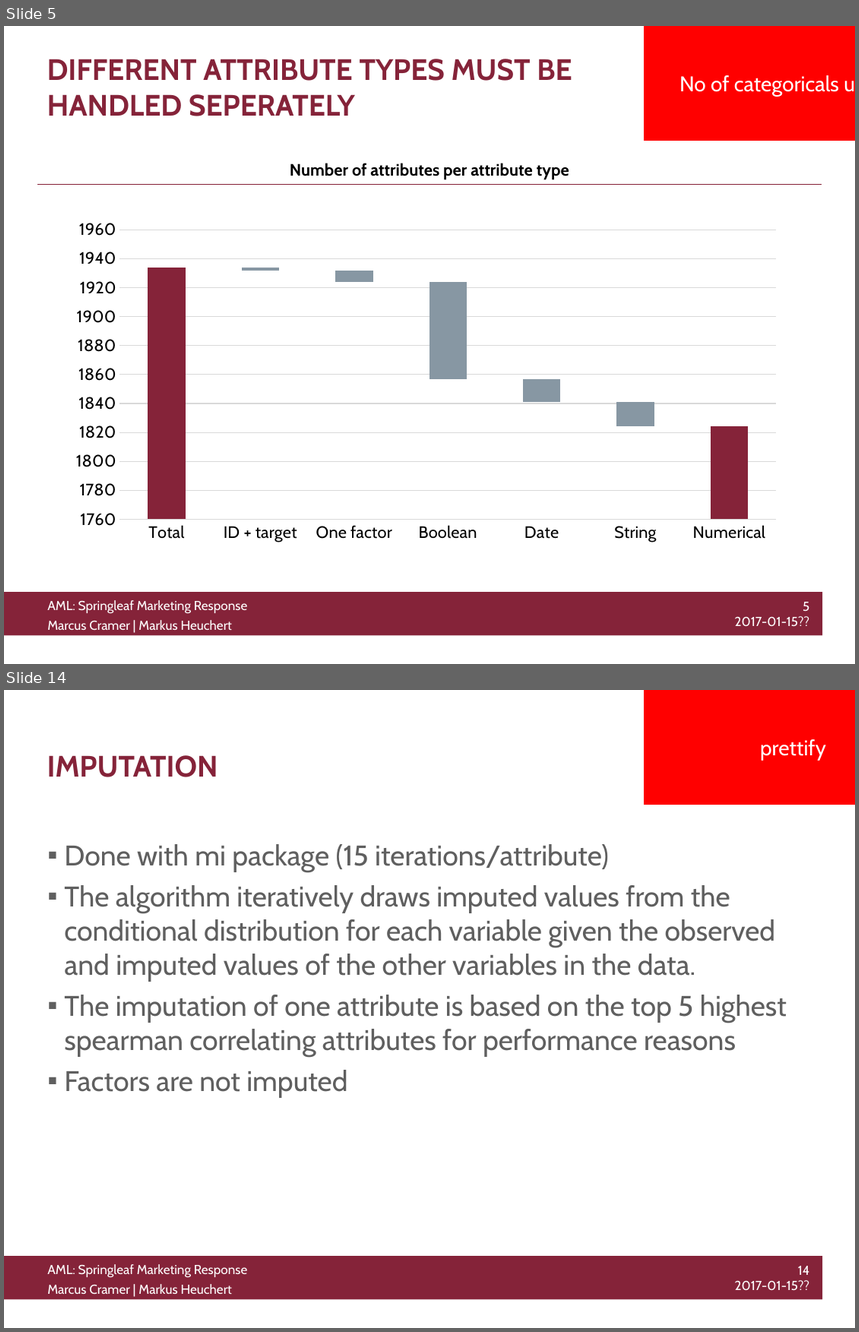
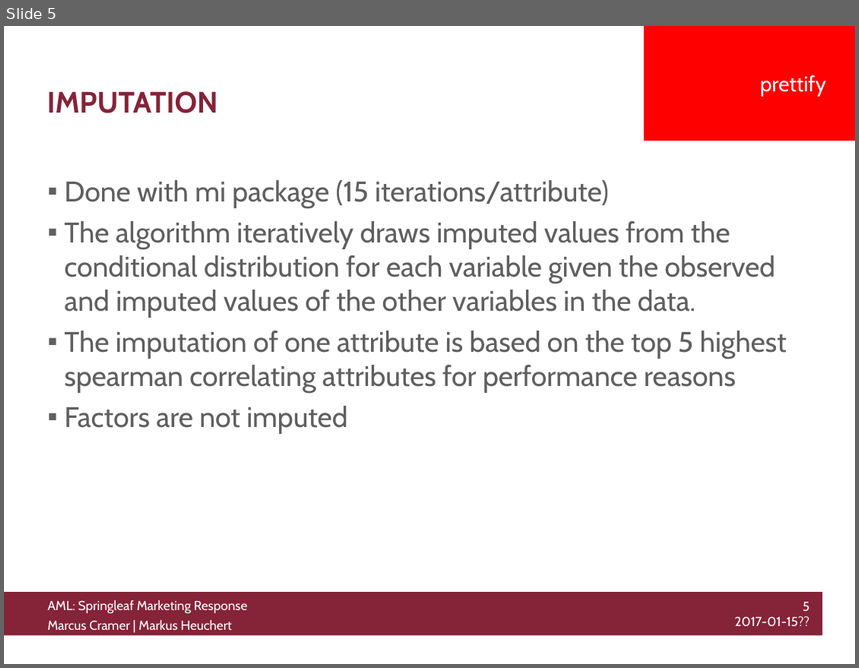
Before and after one commit to knusperman/AML_Springleaf, a slide deck: Presentation/presentation_outline.pptx. Shown one above the other, each under a label of ours: slides 5 and 14 before the commit, slide 5 after it; the slides between them are not shown. The pictures are 859x1332 and 859x668 pixels, drawn with LibreOffice and Linux fonts; fonts in the diff are those of the drawing; background and template pictures are left out. Boxes give left, top, right and bottom in pixels: in the first picture for what was removed or moved away, otherwise in the second. Text is boxed around its words. In the diff, an @@ line names an element or a change of style, - is before the commit and + after.

```diff
--- a/Presentation/presentation_outline.pptx
+++ b/Presentation/presentation_outline.pptx
@@ slide 5 removed at bbox=[4, 26, 855, 664], background #FFFFFF; not listed: 3 template elements that a slide beside it also shows @@
@@ rectangle removed at bbox=[644, 26, 855, 141] @@
-No of categoricals update
@@ title removed at bbox=[47, 59, 572, 116] @@
-DIFFERENT ATTRIBUTE TYPES MUST BE HANDLED SEPERATELY
@@ line removed from (37, 184) to (822, 184) @@
@@ text removed at bbox=[290, 163, 569, 180] @@
-Number of attributes per attribute type
@@ column stacked chart removed at bbox=[62, 213, 791, 550] @@
-categories: Total, ID + target, One factor, Boolean, Date, String, Numerical
-Series 1: 1930, 1930, 1920, 1860, 1840, 1820, 1820
-Series 2: 0, 0, 10, 70, 20, 20, 0
-Series 3: -, -, -, -, -, -, -
@@ what was slide 14 is now slide 5 @@
@@ text at bbox=[735, 602, 810, 627]: text changed @@
-14
-2017-01-15??
+5
+2017-01-15??
```
Also in this commit, not shown: 3 slides changed, 8 slides added, 10 other slides removed, 1 other file.
